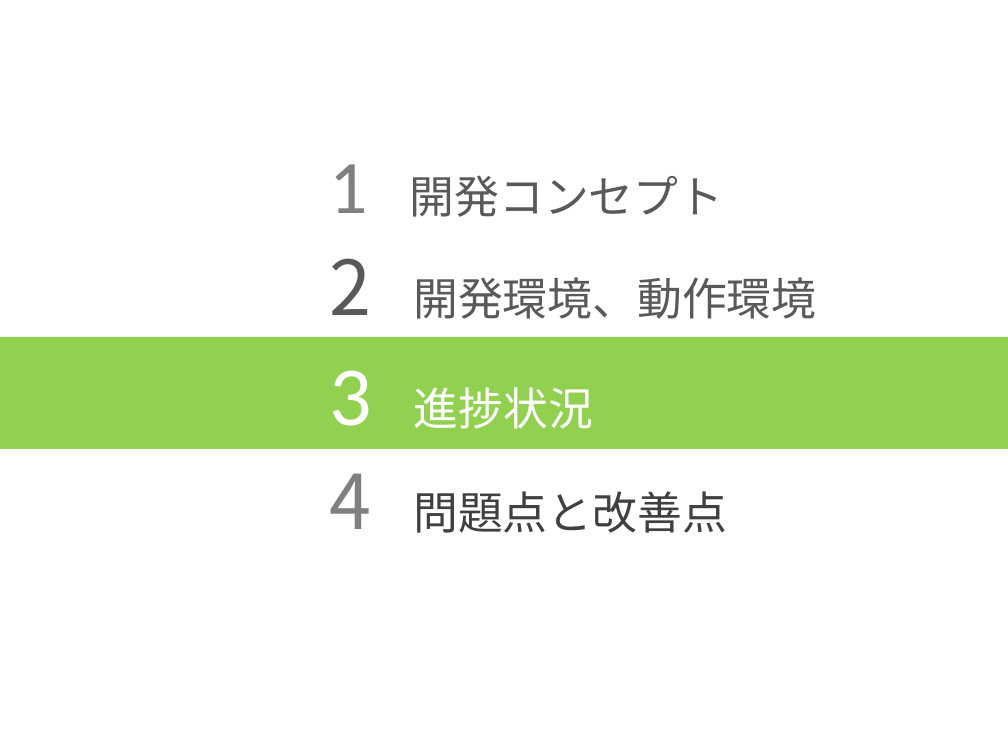
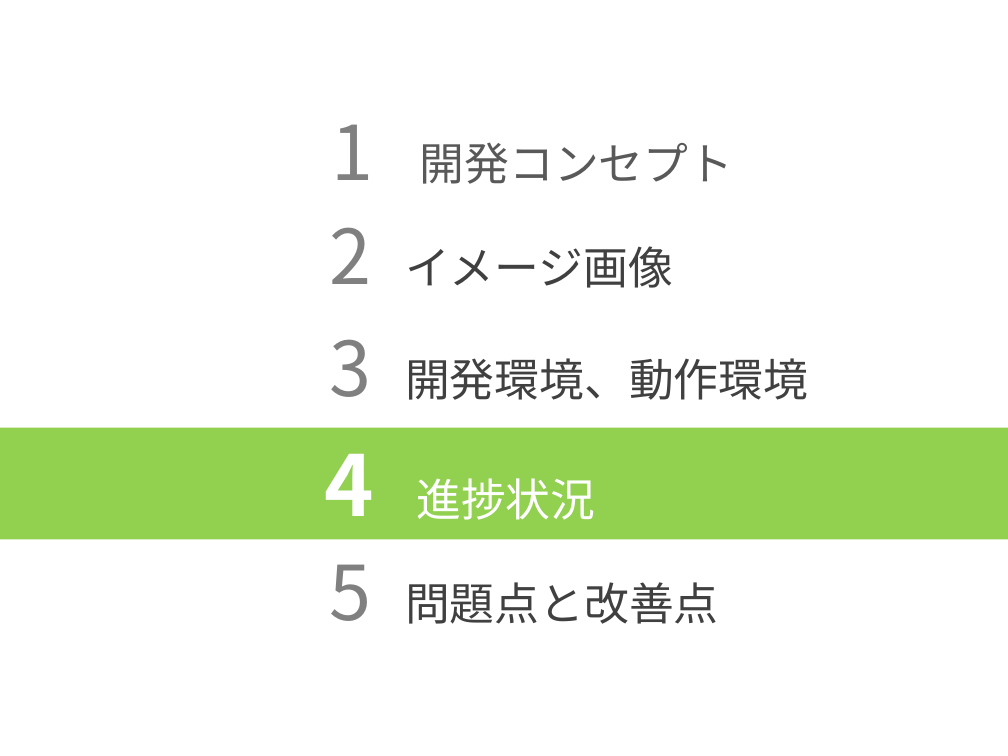
Before and after one commit to HamuroAC/Hamfile, a slide deck: slide 16 of 資料/発表資料.pptx (slide 11 before the commit). Drawn at 1008x756 pixels with LibreOffice and Linux fonts; fonts in the diff are those of the drawing. Boxes give left, top, right and bottom in pixels: in the first picture for what was removed or moved away, otherwise in the second. Text is boxed around its words. In the diff, an @@ line names an element or a change of style, - is before the commit and + after.

```diff
--- a/資料/発表資料.pptx
+++ b/資料/発表資料.pptx
@@ text "1 開発コンセプト": place and size @@
-text "1 開発コンセプト" at box(329, 164, 724, 217)
+text "1 開発コンセプト" at box(331, 124, 734, 184)
@@ text "1 開発コンセプト" at box(331, 124, 734, 184): font Calibri to Noto Sans CJK JP in "1" @@
@@ text added at box(329, 227, 673, 288), 32 pt, text #404040 @@
+2 イメージ画像
@@ text at box(329, 339, 808, 400): text changed; text colour #595959 to #404040 @@
-2 開発環境、動作環境
+3 開発環境、動作環境
@@ rectangle "4 進捗状況": place and size @@
-rectangle "4 進捗状況" at box(0, 337, 1008, 449)
+rectangle "4 進捗状況" at box(0, 427, 1008, 539)
@@ text in rectangle at box(325, 453, 595, 520): text changed @@
-3 進捗状況
+4 進捗状況
@@ text at box(329, 564, 719, 624): text changed @@
-4 問題点と改善点
+5 問題点と改善点
```
Also in this commit, not shown: 15 other slides changed, 7 slides added, 2 slides removed.
